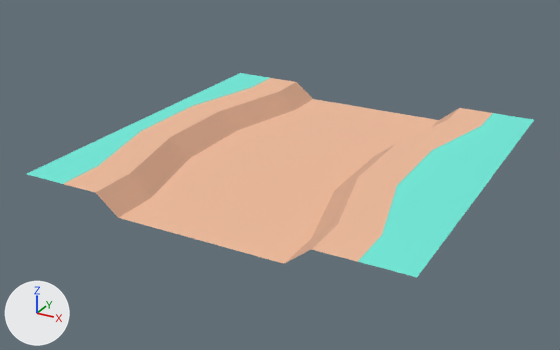
The glTF model assets/nature_kit/ground_pathStraight.glb: old version first, new version second.
Rendered twice from a 50 mm lens placed at (0.88, -1.722, 0.708), pointed at (-0.04, -0.049, -0.129). The lights are fixed; the arrows at lower left show +X, +Y and +Z. The picture after the commit comes second. Where no turn or scale is listed for an object, it has been applied to the vertices.

In view in the first picture: 'ground_pathStraight'.
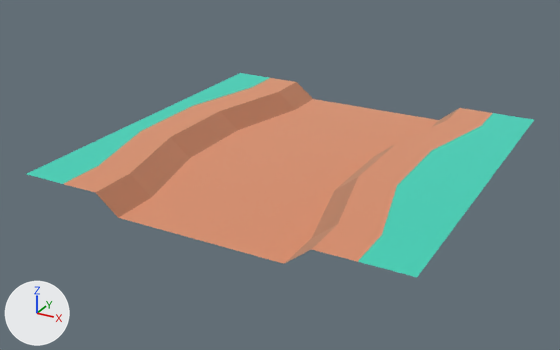
Pixel boxes (x1, y1, x2, y2) of what changed, in the pictures (560 x 350 px):
'ground_pathStraight', surface changed
    both: (27, 73, 534, 277)

The change in detail:
In material 'dirtDark' (mat_dirtdark), metallic goes from 0.05 to 1.0.
In material 'grass' (mat_grass), metallic goes from 0.05 to 1.0.
In material 'dirt' (mat_dirt), metallic goes from 0.05 to 1.0.
Object 'tmpParent' (ob_tmpparent) is deleted.
